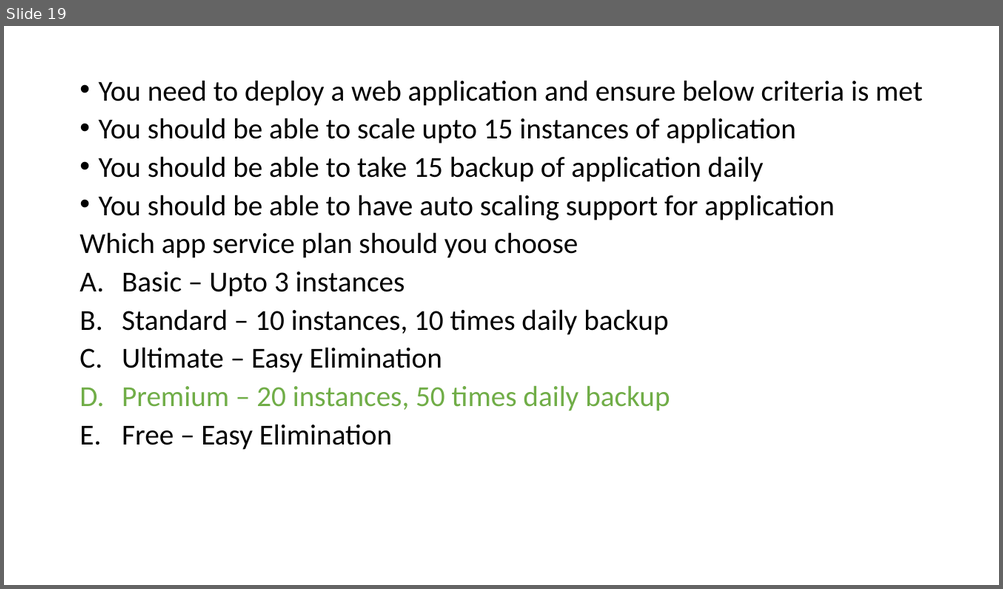
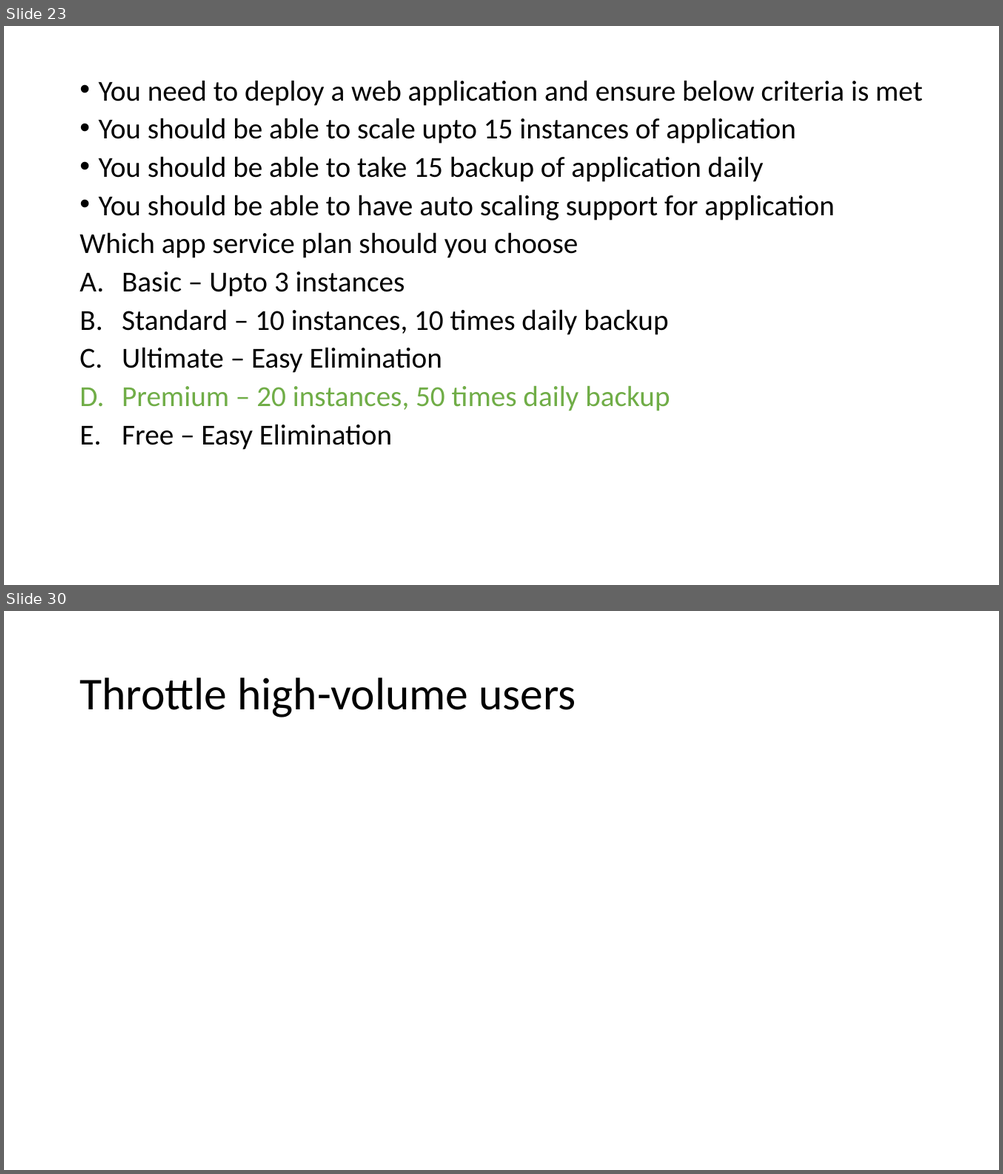
Before and after one commit to BhavaniN5/03June-AZ305, a slide deck: Business Continuity and Resiliency.pptx. Shown one above the other, each under a label of ours: slide 19 before the commit, slides 23 and 30 after it; the slides between them are not shown. The pictures are 1003x589 and 1003x1174 pixels, drawn with LibreOffice and Linux fonts; fonts in the diff are those of the drawing. Boxes give left, top, right and bottom in pixels: in the first picture for what was removed or moved away, otherwise in the second. Text is boxed around its words. In the diff, an @@ line names an element or a change of style, - is before the commit and + after.

```diff
--- a/Business Continuity and Resiliency.pptx
+++ b/Business Continuity and Resiliency.pptx
@@ slide 30 added at box(4, 611, 999, 1170), background #FFFFFF @@
@@ title added at box(79, 678, 576, 718), 44 pt, text #000000 @@
+Throttle high-volume users
@@ what was slide 19 is now slide 23 @@
```
Also in this commit, not shown: 13 other slides added.
